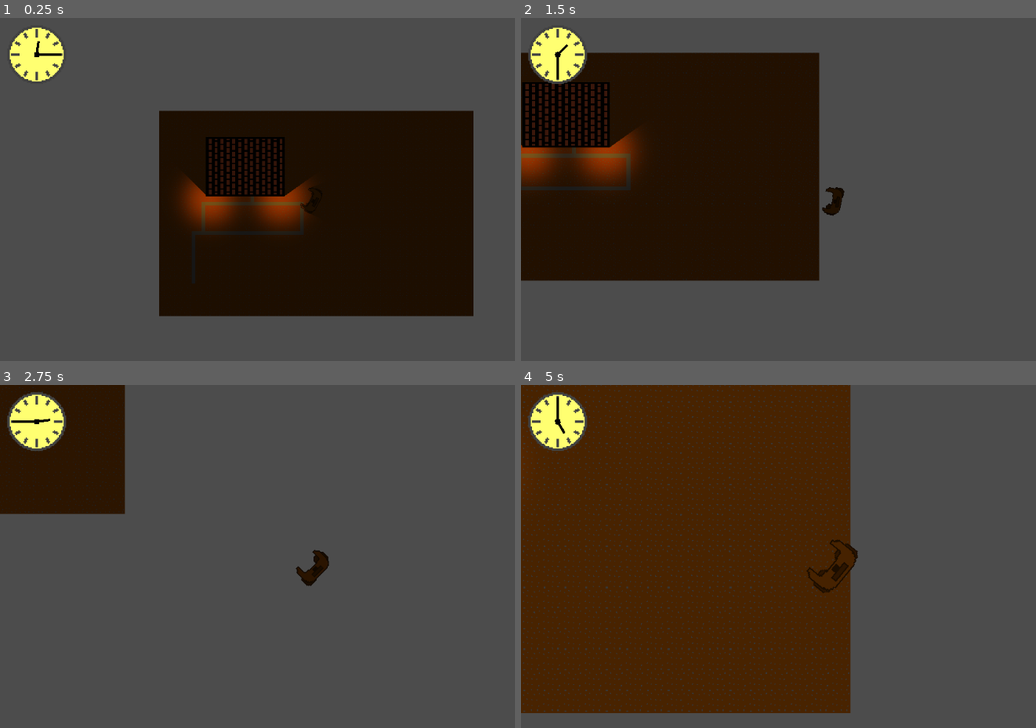
Above: before the commit, frames 1-4 (two rows, left to right).
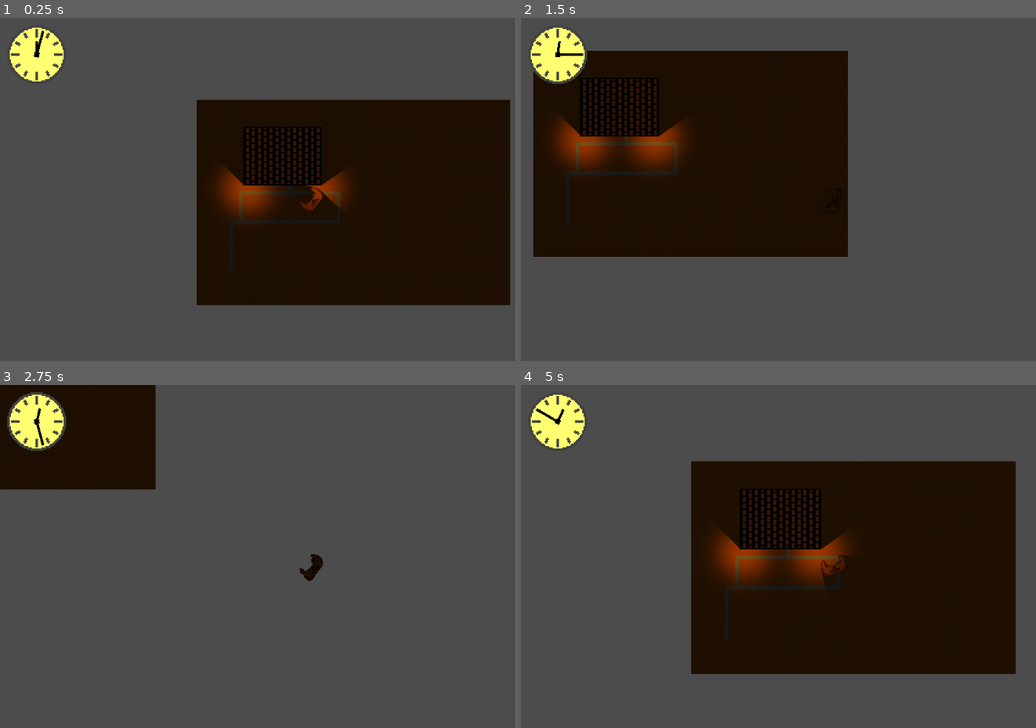
Above: after the commit, the same moments.

Repository: marc-hugh-tom/game-off-2020
Game: Godot game, scene res://nodes/PlayState.tscn
The game is run twice, just before and just after one commit, with the same random seed, the same clock (stepped at 60 frames per second) and the same inputs.
Inputs (mouse positions are in pixels of both pictures, inside the frame that each line leads up to):
- Up to frame 1 (0.25 s): no input
- Up to frame 2 (1.5 s): move the mouse to (974, 182) at 0.52 s; press the mouse at (974, 182) at 0.53 s; hold D (right) 0.53-1.28 s; move the mouse to (711, 220) at 1.27 s; release the mouse at (711, 220) at 1.28 s; hold S (down) from 1.28 s (still down); click (711, 220) at 1.35 s
- Up to frame 3 (2.75 s): move the mouse to (375, 487) at 2.02 s; release S (down) at 2.03 s; press the mouse at (375, 487) at 2.03 s; hold D (right) from 2.03 s (still down)
- Up to frame 4 (5 s): move the mouse to (804, 642) at 2.77 s; release D (right) at 2.78 s; release the mouse at (804, 642) at 2.78 s; hold W (up) 2.78-3.53 s; click (804, 642) at 2.85 s; move the mouse to (1020, 621) at 3.52 s; press the mouse at (1020, 621) at 3.53 s; hold A (left) from 3.53 s (still down); move the mouse to (644, 511) at 4.27 s; release the mouse at (644, 511) at 4.28 s; click (644, 511) at 4.35 s

The runs differ from the first frame. In frame 1, 17% of the frame differs, in the area x 6-100%, y 3-87%; in frame 2, 15%; in frame 3, 4.0%; in frame 4, 77%, in the area x 0-97%, y 0-96%.

Commit message:
Prevent occluder casting shadow on player character
Changed the light masks on the lights (Range tab) and the player
character (Visibility tab) so that the shadows cast by the player's
occluder didn't cast shadows on the player sprite.

Diff:
--- a/nodes/PlayState.tscn
+++ b/nodes/PlayState.tscn
@@ -234,14 +234,15 @@
 15/shapes = [  ]
 15/z_index = 0
 
-[sub_resource type="RectangleShape2D" id=1]
+[sub_resource type="RectangleShape2D" id=2]
 extents = Vector2( 127.826, 96.2069 )
 
+[sub_resource type="OccluderPolygon2D" id=3]
+polygon = PoolVector2Array( -126.502, -94.1544, -125.167, 94.058, 128.452, 95.3929, 128.452, -94.1544 )
+
 [sub_resource type="OccluderPolygon2D" id=4]
-polygon = PoolVector2Array( -126.502, -94.1544, -125.167, 94.058, 128.452, 95.3929, 128.452, -94.1544 )
-
-[sub_resource type="OccluderPolygon2D" id=3]
-polygon = PoolVector2Array( -29.3327, -30.8136, -40.6592, 5.05368, -0.407288, 9.54892, 40.514, 5.99753, 30.1314, -33.6452, 21.6366, -13.8238, -23.6694, -12.8799 )
+cull_mode = 2
+polygon = PoolVector2Array( -37.9735, -27.7661, -42.2258, 0.10968, -35.7687, 10.3466, -0.333405, 15.2287, 35.4169, 10.504, 42.0315, 1.68457, 38.5667, -28.2385, 31.7946, -37.058, 24.0776, -36.5855, 24.0776, -14.2219, -23.4844, -14.2219, -23.9587, -36.7806, -31.5164, -36.743 )
 
 [node name="PlayState" type="Node2D"]
 script = ExtResource( 3 )
@@ -264,16 +265,17 @@
 texture = ExtResource( 2 )
 
 [node name="CollisionShape2D" type="CollisionShape2D" parent="Map/House"]
-shape = SubResource( 1 )
+shape = SubResource( 2 )
 
 [node name="LightOccluder2D" type="LightOccluder2D" parent="Map/House"]
+occluder = SubResource( 3 )
+
+[node name="Werewolf" parent="Map" instance=ExtResource( 1 )]
+position = Vector2( 382.012, 299.272 )
+
+[node name="LightOccluder2D" type="LightOccluder2D" parent="Map/Werewolf"]
+position = Vector2( 0, 2.83481 )
 occluder = SubResource( 4 )
-
-[node name="Werewolf" parent="Map" instance=ExtResource( 1 )]
-position = Vector2( 503.012, 264.272 )
-
-[node name="LightOccluder2D" type="LightOccluder2D" parent="Map/Werewolf"]
-occluder = SubResource( 3 )
 
 [node name="CanvasModulate" type="CanvasModulate" parent="Map"]
 
@@ -283,13 +285,17 @@
 position = Vector2( 165.308, 256.482 )
 texture = ExtResource( 7 )
 color = Color( 1, 0.607843, 0, 1 )
+range_item_cull_mask = 3
 shadow_enabled = true
+shadow_filter = 1
 
 [node name="2" type="Light2D" parent="Map/LampLights"]
 position = Vector2( 397.57, 255.147 )
 texture = ExtResource( 7 )
 color = Color( 1, 0.607843, 0, 1 )
+range_item_cull_mask = 3
 shadow_enabled = true
+shadow_filter = 1
 
 [node name="HUD" type="CanvasLayer" parent="."]
 
--- a/nodes/Werewolf.tscn
+++ b/nodes/Werewolf.tscn
@@ -44,12 +44,14 @@
 script = ExtResource( 1 )
 
 [node name="Feet" type="AnimatedSprite" parent="."]
+light_mask = 2
 position = Vector2( 0, -16 )
 scale = Vector2( 2, 2 )
 frames = SubResource( 1 )
 playing = true
 
 [node name="Body" type="AnimatedSprite" parent="."]
+light_mask = 2
 position = Vector2( 0, -16 )
 scale = Vector2( 2, 2 )
 frames = SubResource( 2 )
--- a/scripts/Clock.gd
+++ b/scripts/Clock.gd
@@ -1,6 +1,6 @@
 extends Node2D
 
-var game_seconds_in_an_hour = 1.0
+var game_seconds_in_an_hour = 6.0
 var dawn = 6.0
 var dusk = 18.0
 
Not shown: 2 places in nodes/PlayState.tscn that only renumber resources
